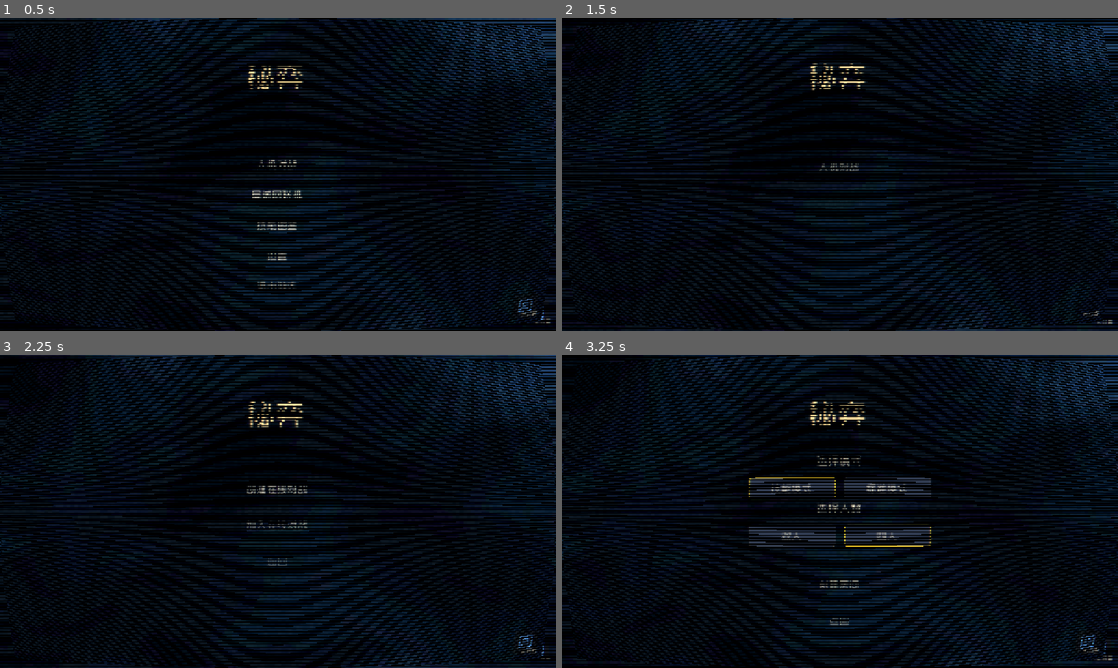
Above: before the commit, frames 1-4 (two rows, left to right).
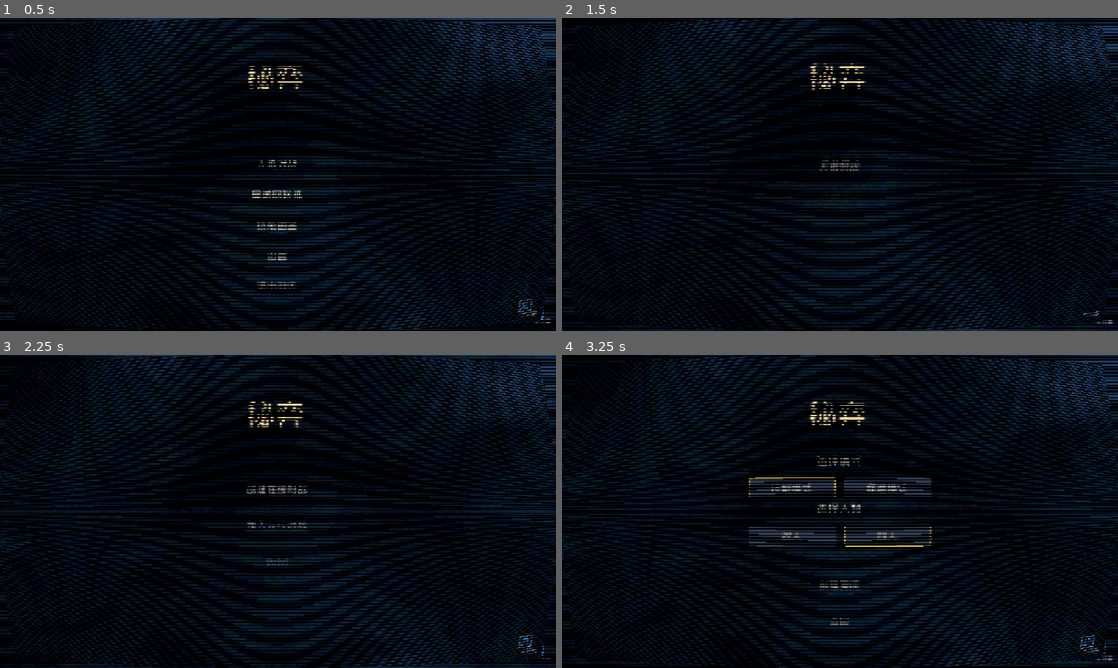
Above: after the commit, the same moments.

Repository: Lurongshika/ChessGame
Game: Godot game, scene res://scenes/main.tscn
Two runs of this game, one before a commit and one after it. Both use one fixed random seed, a clock stepped at 60 frames per second and the inputs below.
Inputs:
- Up to frame 1 (0.5 s): no input
- Up to frame 2 (1.5 s): click "人机对战" at 0.5 s; click "返回" at 1.25 s
- Up to frame 3 (2.25 s): click "局域网联机" at 2 s
- Up to frame 4 (3.25 s): click "创建在线对战" at 2.75 s

Frame 1 is identical in both runs. In frame 2, less than 0.1% of the frame differs, in the area x 46-54%, y 44-58%; in frame 3, less than 0.1%; in frame 4, less than 0.1%, in the area x 40-67%, y 39-86%.

Commit message:
所有弹窗出现/关闭加 elastic 回弹动画(参考 godot-tween-cheatsheet)

Diff:
--- a/global.gd
+++ b/global.gd
@@ -91,6 +91,55 @@
 		out.append(node)
 	for child in node.get_children():
 		_collect_buttons(child, out)
+
+
+# --- 弹窗弹性动画(参考 godot-tween-cheatsheet 的 elastic) ---
+# 弹入:scale 0.7→1(带 overshoot 回弹) + 淡入
+static func pop_in(node: Control, dur: float = 0.6) -> void:
+	node.pivot_offset = node.size / 2.0
+	node.scale = Vector2(0.7, 0.7)
+	node.modulate.a = 0.0
+	var tw := node.create_tween()
+	tw.tween_property(node, "scale", Vector2.ONE, dur).set_trans(Tween.TRANS_ELASTIC).set_ease(Tween.EASE_OUT)
+	tw.parallel().tween_property(node, "modulate:a", 1.0, dur * 0.6).set_trans(Tween.TRANS_QUAD).set_ease(Tween.EASE_OUT)
+
+
+# 弹出:scale 1→0.7 + 淡出,完成后回调(用于关闭后释放/隐藏)
+static func pop_out(node: Control, dur: float = 0.35, on_done: Callable = Callable()) -> void:
+	node.pivot_offset = node.size / 2.0
+	var tw := node.create_tween()
+	tw.tween_property(node, "scale", Vector2(0.7, 0.7), dur).set_trans(Tween.TRANS_ELASTIC).set_ease(Tween.EASE_IN)
+	tw.parallel().tween_property(node, "modulate:a", 0.0, dur).set_trans(Tween.TRANS_QUAD).set_ease(Tween.EASE_IN)
+	if on_done.is_valid():
+		tw.tween_callback(on_done)
+
+
+# 全屏遮罩层弹入:背景淡入 + 内容控件弹性弹入(避免整体缩放露边)
+# 用法:root 第一个子节点应为全屏 ColorRect 背景
+static func pop_in_layer(root: Control, dur: float = 0.55) -> void:
+	# 背景淡入
+	for child in root.get_children():
+		if child is ColorRect:
+			child.modulate.a = 0.0
+			var tw := root.create_tween()
+			tw.tween_property(child, "modulate:a", 1.0, dur * 0.45).set_trans(Tween.TRANS_QUAD).set_ease(Tween.EASE_OUT)
+			break
+	# 内容控件(非背景)弹性弹入,依次延迟
+	var idx := 0
+	for child in root.get_children():
+		if child is ColorRect:
+			continue
+		if not (child is Control):
+			continue
+		var c := child as Control
+		c.pivot_offset = c.size / 2.0
+		c.scale = Vector2(0.7, 0.7)
+		c.modulate.a = 0.0
+		var tw := root.create_tween()
+		tw.tween_interval(idx * 0.06)
+		tw.tween_property(c, "scale", Vector2.ONE, dur).set_trans(Tween.TRANS_ELASTIC).set_ease(Tween.EASE_OUT)
+		tw.parallel().tween_property(c, "modulate:a", 1.0, dur * 0.6).set_trans(Tween.TRANS_QUAD).set_ease(Tween.EASE_OUT)
+		idx += 1
 
 
 # --- 音频(音效 + 循环 BGM) ---
--- a/scripts/custom_options.gd
+++ b/scripts/custom_options.gd
@@ -47,7 +47,7 @@
 	close_btn.size = Vector2(34, 28)
 	close_btn.add_theme_font_override("font", font)
 	close_btn.add_theme_font_size_override("font_size", 16)
-	close_btn.pressed.connect(func(): visible = false)
+	close_btn.pressed.connect(func(): Global.pop_out(self, 0.3, func(): visible = false))
 	panel.add_child(close_btn)
 
 	# 内容放入滚动区(内容较长,超出时可滚动)
--- a/scripts/floating_panel.gd
+++ b/scripts/floating_panel.gd
@@ -24,14 +24,11 @@
 
 
 func setup(title: String, font: Font) -> void:
-	# 弹入动画:scale 0.85→1(有回弹)
-	pivot_offset = size / 2.0
-	scale = Vector2(0.85, 0.85)
-	var tw := create_tween()
-	tw.tween_property(self, "scale", Vector2.ONE, 0.28).set_trans(Tween.TRANS_BACK).set_ease(Tween.EASE_OUT)
 	_font_ref = font
 	# 外部应先设置好 position/size 再调用 setup
 	_expanded_size = Vector2(maxf(size.x, 160), maxf(size.y, TITLE_H + 60))
+	# 弹入动画:elastic 回弹(参考 godot-tween-cheatsheet)
+	Global.pop_in(self)
 	mouse_filter = Control.MOUSE_FILTER_STOP
 
 	# 显式背景样式(固定颜色,折叠/展开不变化)
--- a/scripts/game.gd
+++ b/scripts/game.gd
@@ -157,6 +157,7 @@
 var enemy_perk_list_box: VBoxContainer
 var _four_perk_boxes: Array = []  # 四人模式:四方技能悬浮窗内容框
 var draft_root: Control
+var _draft_ui_shown := false  # 三选一界面是否已首次显示(首次弹入,刷新重建不重复)
 var result_root: Control
 var net_wait_label: Label
 var chat: Panel  # 对局聊天栏
@@ -398,8 +399,13 @@
 
 func _toggle_record() -> void:
 	record_visible = not record_visible
-	if record_panel != null:
-		record_panel.visible = record_visible
+	if record_panel == null:
+		return
+	if record_visible:
+		record_panel.visible = true
+		Global.pop_in(record_panel)
+	else:
+		Global.pop_out(record_panel, 0.25, func(): record_panel.visible = false)
 
 
 # 当前模式名(左上角)
@@ -1354,6 +1360,7 @@
 	label.size = Vector2(1280, 160)
 	label.horizontal_alignment = HORIZONTAL_ALIGNMENT_CENTER
 	draft_root.add_child(label)
+	Global.pop_in_layer(draft_root, 0.4)
 
 
 func _apply_four_skills_setup() -> void:
@@ -1474,6 +1481,7 @@
 	label.horizontal_alignment = HORIZONTAL_ALIGNMENT_CENTER
 	draft_root.add_child(label)
 	net_wait_label = label
+	Global.pop_in_layer(draft_root, 0.4)
 
 	var mode_text := "技能模式" if not Global.standard_mode else "标准模式"
 	if net_role == "host":
@@ -2004,6 +2012,7 @@
 	label.size = Vector2(1280, 160)
 	label.horizontal_alignment = HORIZONTAL_ALIGNMENT_CENTER
 	draft_root.add_child(label)
+	Global.pop_in_layer(draft_root, 0.4)
 
 
 # 自动化测试:自动三选一(每次选第一张)
@@ -2363,6 +2372,9 @@
 		# queue_free 延迟释放,避免在技能卡点击信号回调中立即 free 导致崩溃
 		draft_root.queue_free()
 		draft_root = null
+	# 首次进入选卡界面弹入;选卡刷新重建不重复弹入
+	var first_show := not _draft_ui_shown
+	_draft_ui_shown = true
 	draft_root = Control.new()
 	draft_root.set_anchors_and_offsets_preset(Control.PRESET_FULL_RECT)
 	ui.add_child(draft_root)
@@ -2416,6 +2428,8 @@
 		hint.size = Vector2(1280, 24)
 		hint.horizontal_alignment = HORIZONTAL_ALIGNMENT_CENTER
 		draft_root.add_child(hint)
+		if first_show:
+			Global.pop_in_layer(draft_root)
 		return
 
 	# 双人:旧标题
@@ -2454,6 +2468,8 @@
 	info_label.size = Vector2(1280, 60)
 	info_label.horizontal_alignment = HORIZONTAL_ALIGNMENT_CENTER
 	draft_root.add_child(info_label)
+	if first_show:
+		Global.pop_in_layer(draft_root)
 
 
 func _selected_names(side: int) -> String:
@@ -3220,6 +3236,7 @@
 	var exit := _make_button("退出复盘", Vector2(560, 535), Vector2(160, 44))
 	exit.pressed.connect(_exit_replay)
 	replay_root.add_child(exit)
+	Global.pop_in_layer(replay_root)
 
 
 func _apply_replay() -> void:
@@ -3252,8 +3269,9 @@
 	replay_mode = false
 	replay_auto = false
 	if replay_root != null:
-		replay_root.queue_free()
+		var root := replay_root
 		replay_root = null
+		Global.pop_out(root, 0.3, func(): root.queue_free())
 	if result_root != null:
 		result_root.visible = true
 	queue_redraw()
@@ -3362,6 +3380,7 @@
 			Global.change_scene_with_fade("res://scenes/main.tscn")
 	)
 	result_root.add_child(menu)
+	Global.pop_in_layer(result_root)
 
 
 func _update_ui() -> void:
--- a/scripts/lobby.gd
+++ b/scripts/lobby.gd
@@ -127,6 +127,9 @@
 			custom_opts = CustomOptions.new()
 			custom_opts.setup(_font(), func(_r): pass)
 			add_child(custom_opts)
+		else:
+			# 再次打开:弹出动画(首次创建时 setup 内部已有弹入)
+			Global.pop_in(custom_opts)
 		custom_opts.visible = true
 	)
 	add_child(opts_btn)
--- a/scripts/main_menu.gd
+++ b/scripts/main_menu.gd
@@ -328,19 +328,22 @@
 	_animate_option_button(b)
 
 
-# 选项层按钮动画:淡入 + 上浮(依次出现)
+# 选项层按钮动画:elastic 回弹 + 淡入 + 上浮(依次出现)
 func _animate_option_button(b: Button) -> void:
 	var idx := 0
 	for child in opt_root.get_children():
 		if child is Button:
 			idx += 1
+	b.pivot_offset = b.size / 2.0
+	b.scale = Vector2(0.7, 0.7)
 	b.modulate.a = 0.0
 	var orig_pos: Vector2 = b.position
 	b.position = orig_pos + Vector2(0, 14)
 	var tw := create_tween()
 	tw.tween_interval((idx - 1) * 0.06)
-	tw.tween_property(b, "modulate:a", 1.0, 0.28).set_trans(Tween.TRANS_QUAD).set_ease(Tween.EASE_OUT)
-	tw.parallel().tween_property(b, "position", orig_pos, 0.28).set_trans(Tween.TRANS_QUAD).set_ease(Tween.EASE_OUT)
+	tw.tween_property(b, "scale", Vector2.ONE, 0.5).set_trans(Tween.TRANS_ELASTIC).set_ease(Tween.EASE_OUT)
+	tw.parallel().tween_property(b, "modulate:a", 1.0, 0.3).set_trans(Tween.TRANS_QUAD).set_ease(Tween.EASE_OUT)
+	tw.parallel().tween_property(b, "position", orig_pos, 0.3).set_trans(Tween.TRANS_QUAD).set_ease(Tween.EASE_OUT)
 
 
 # 给创建/加入界面的直接按钮补动画(模式/人数/输入框等)
@@ -358,8 +361,10 @@
 
 func _close_options() -> void:
 	if opt_root != null:
-		opt_root.queue_free()
+		var root := opt_root
 		opt_root = null
+		# 弹出动画后释放
+		Global.pop_out(root, 0.3, func(): root.queue_free())
 	_set_menu_visible(true)
 	# 返回主界面:重新播放主菜单按钮入场动画(选项层已释放,避免连带动画)
 	call_deferred("_replay_menu_anim")
